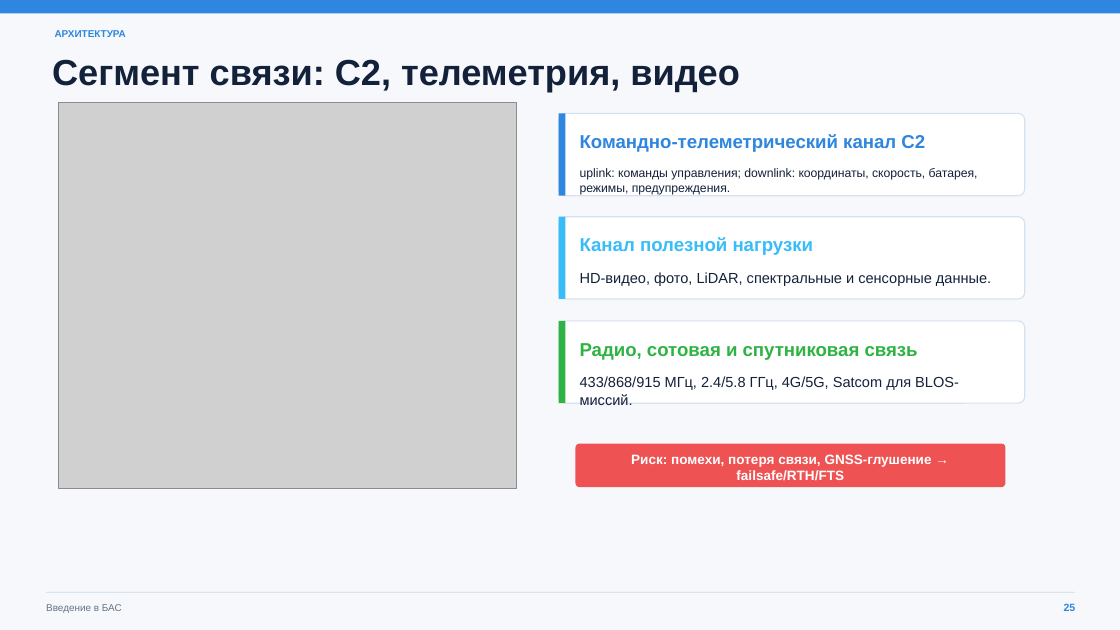
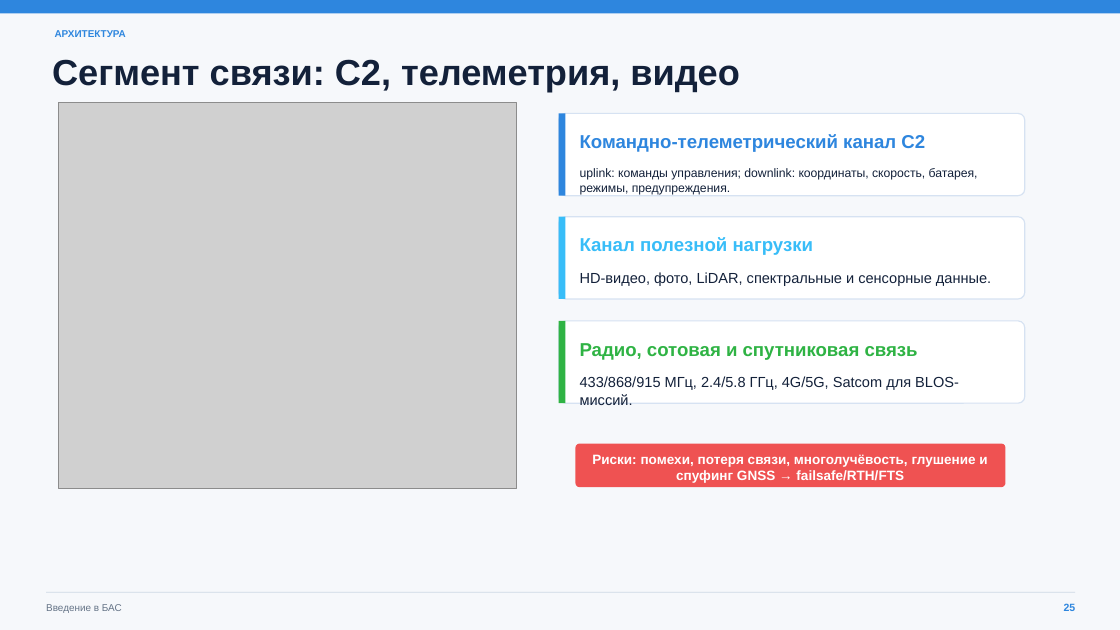
Before and after one commit to xMishelProo/BAS, a slide deck: slide 25 of Введение в БАС.pptx. Drawn at 1120x630 pixels with LibreOffice and Linux fonts; fonts in the diff are those of the drawing; grey boxes stand for pictures. Boxes give left, top, right and bottom in pixels: in the first picture for what was removed or moved away, otherwise in the second. Text is boxed around its words. In the diff, an @@ line names an element or a change of style, - is before the commit and + after.

```diff
--- a/Введение в БАС.pptx
+++ b/Введение в БАС.pptx
@@ text at (592,454,987,483): text changed @@
-Риск: помехи, потеря связи, GNSS-глушение → failsafe/RTH/FTS
+Риски: помехи, потеря связи, многолучёвость, глушение и спуфинг GNSS → failsafe/RTH/FTS
```
Also in this commit, not shown: 3 other slides changed, 1 other file.
